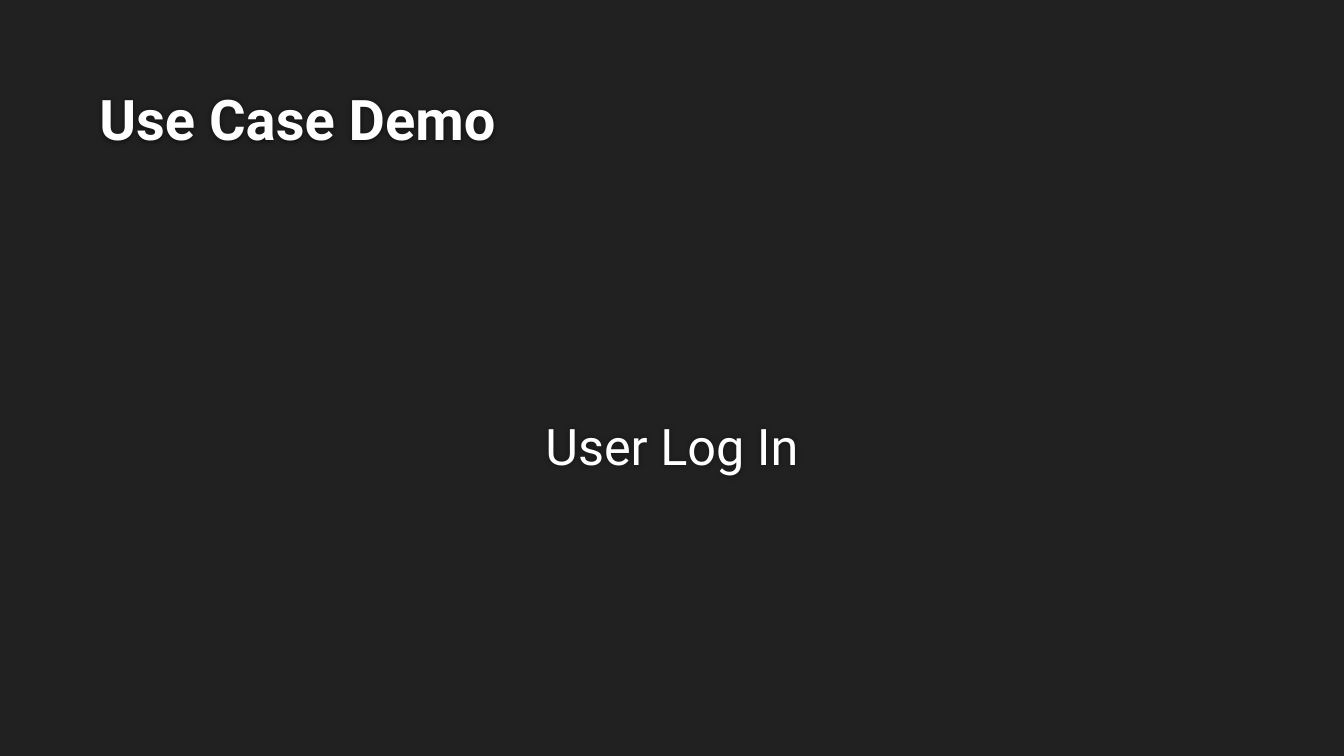
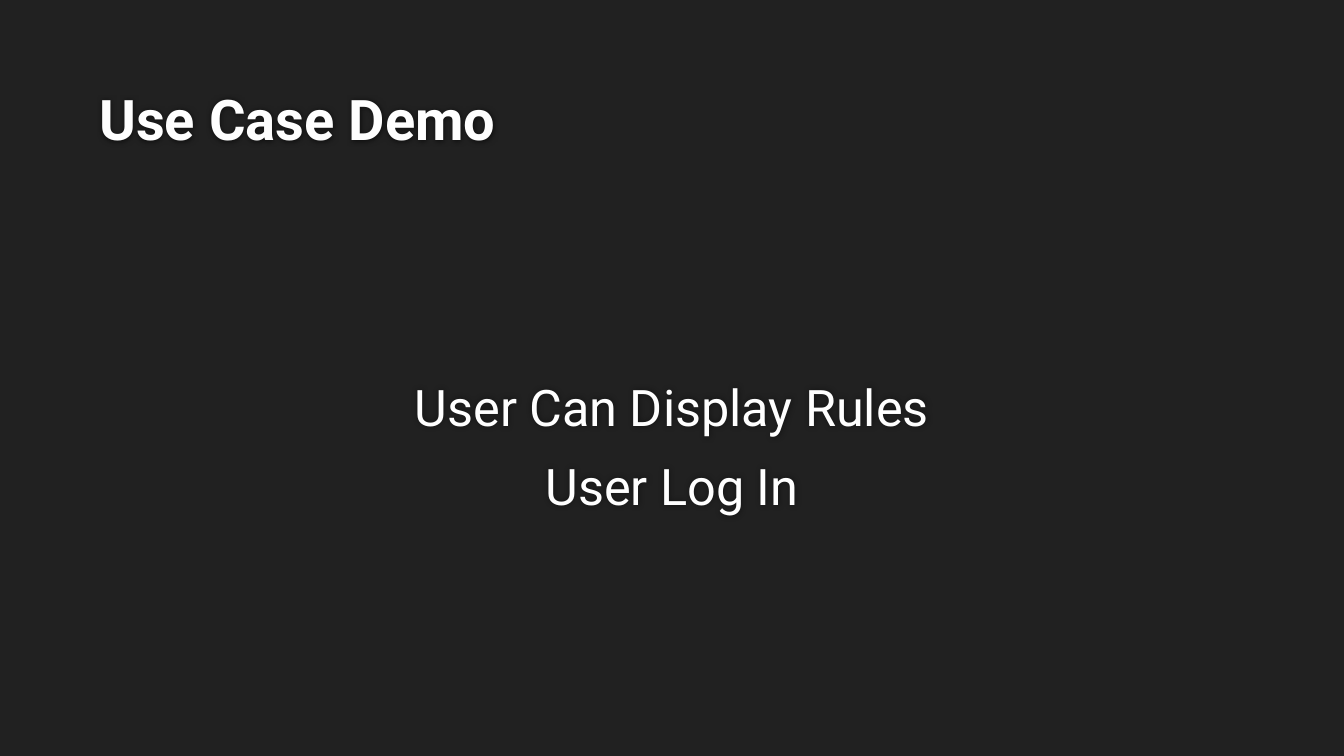
Before and after one commit to Asheng321/M4hjong, a slide deck: slide 7 of ProjectDocumentation/M4hjong.pptx. Drawn at 1344x756 pixels with LibreOffice and Linux fonts; fonts in the diff are those of the drawing; background and template pictures are left out. Boxes give left, top, right and bottom in pixels: in the first picture for what was removed or moved away, otherwise in the second. Text is boxed around its words. In the diff, an @@ line names an element or a change of style, - is before the commit and + after.

```diff
--- a/ProjectDocumentation/M4hjong.pptx
+++ b/ProjectDocumentation/M4hjong.pptx
@@ text at (415,388,929,437): paragraph added @@
+User Can Display Rules
```
Also in this commit, not shown: 4 other files.
